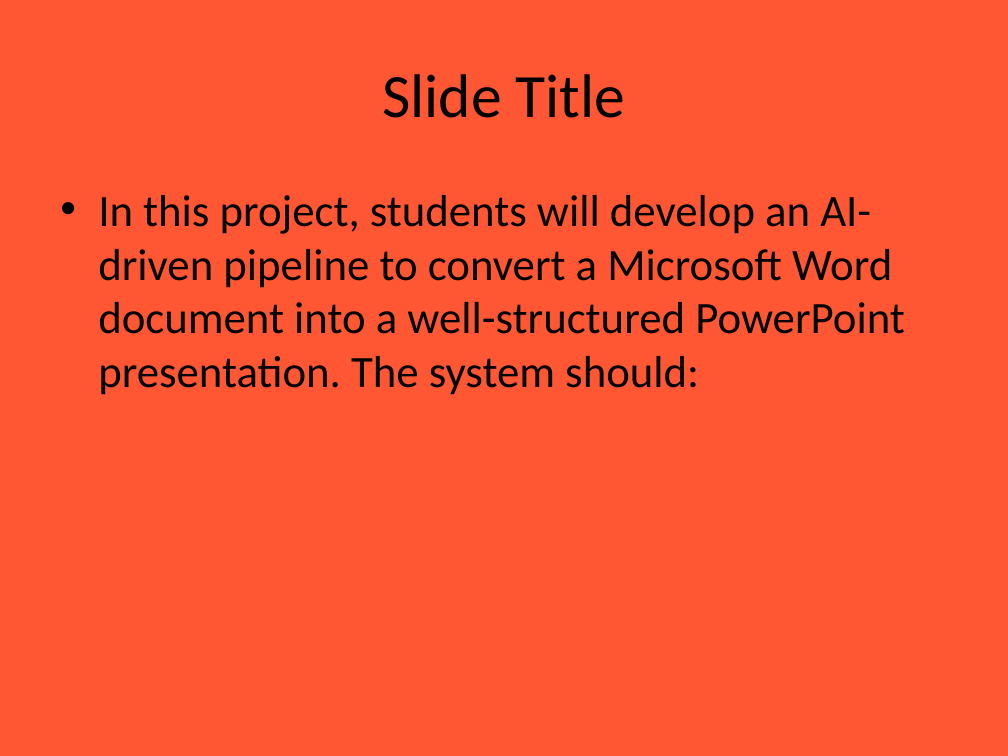
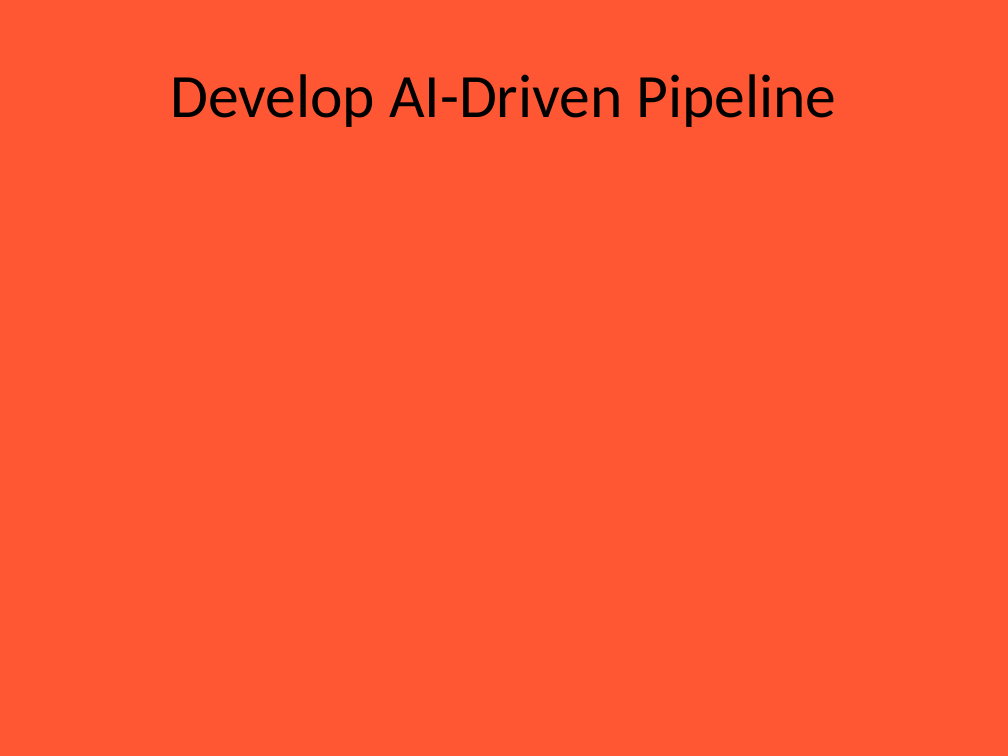
Before and after one commit to Chanyen20/slideCraft, a slide deck: slide 1 of server/uploads/SmartSlideGen.pptx (slide 3 before the commit). Drawn at 1008x756 pixels with LibreOffice and Linux fonts; fonts in the diff are those of the drawing. Boxes give left, top, right and bottom in pixels: in the first picture for what was removed or moved away, otherwise in the second. Text is boxed around its words. In the diff, an @@ line names an element or a change of style, - is before the commit and + after.

```diff
--- a/server/uploads/SmartSlideGen.pptx
+++ b/server/uploads/SmartSlideGen.pptx
@@ title at box(170, 74, 837, 127): text changed @@
-Slide Title
+Develop AI-Driven Pipeline
@@ text removed at box(98, 195, 905, 395) @@
-• In this project, students will develop an AI-driven pipeline to convert a Microsoft Word document into a well-structured PowerPoint presentation. The system should:
```
Also in this commit, not shown: 1 other slide changed, 4 slides added, 40 slides removed, 2 other files.
